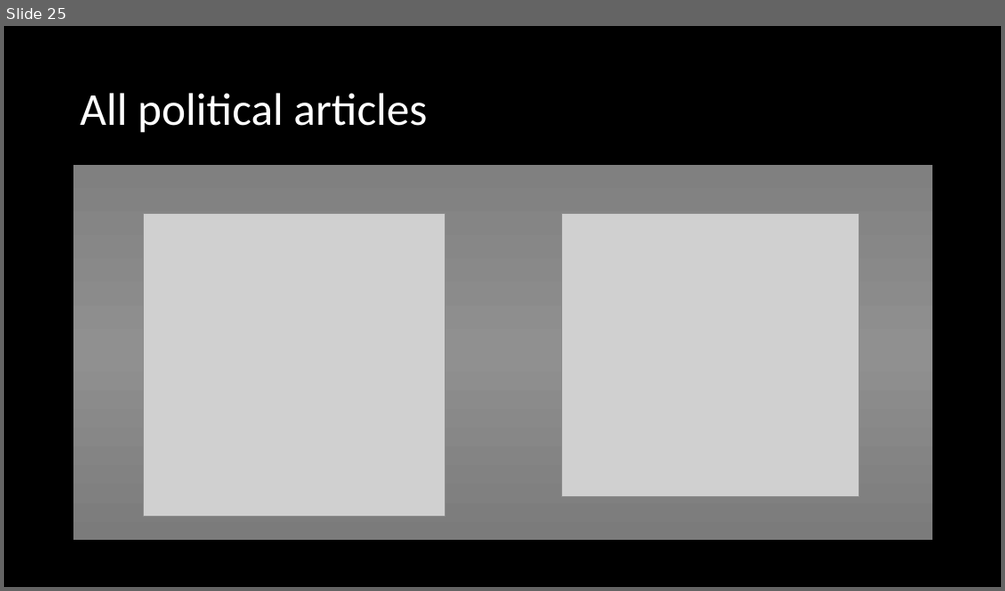
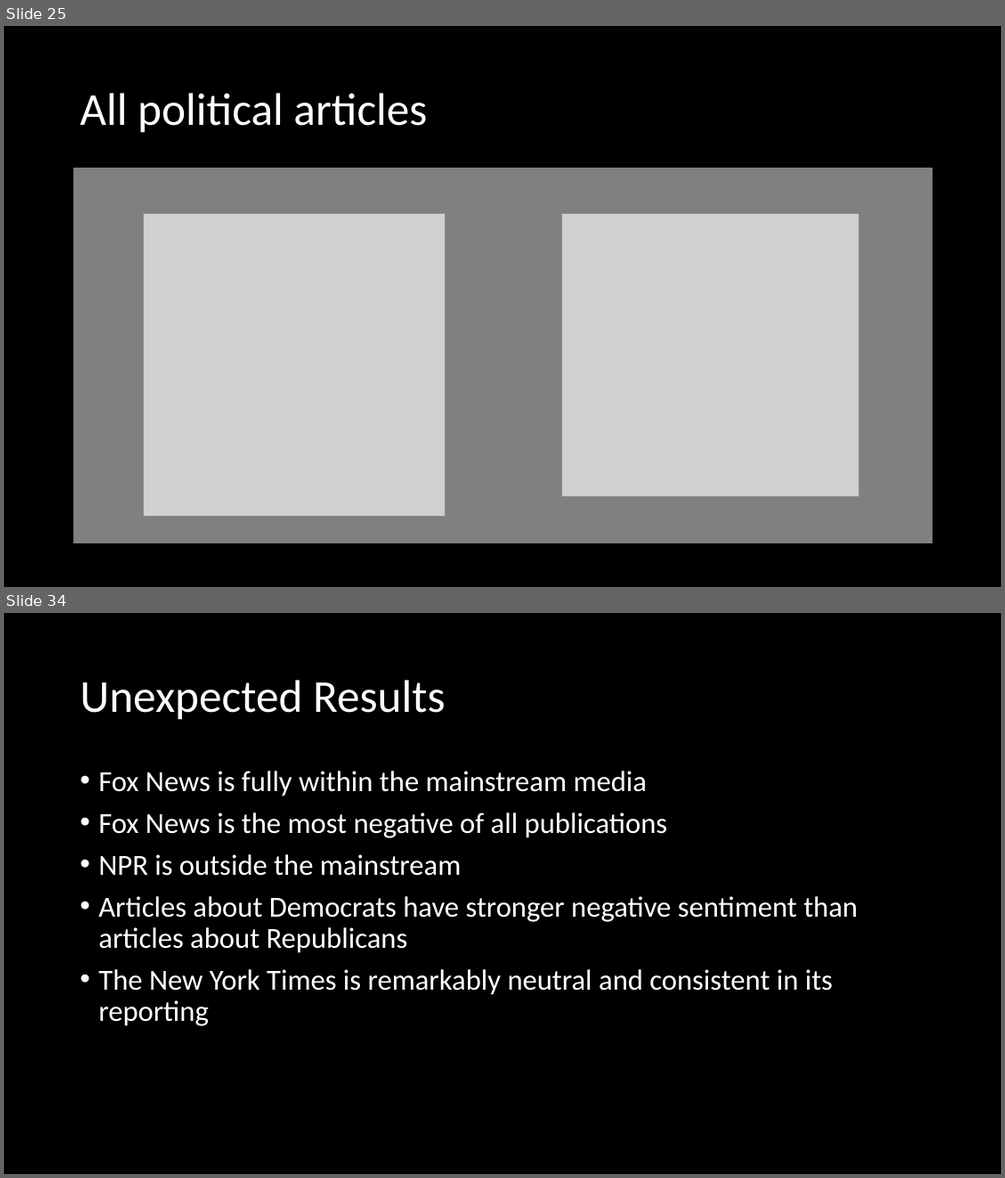
Before and after one commit to jrizcallah/Springboard, a slide deck: Springboard/data_storytelling/sentiment_bias_presentation.pptx. Shown one above the other, each under a label of ours: slide 25 before the commit, slides 25 and 34 after it; the slides between them are not shown. The pictures are 1005x591 and 1005x1178 pixels, drawn with LibreOffice and Linux fonts; fonts in the diff are those of the drawing; grey boxes stand for pictures. Boxes give left, top, right and bottom in pixels: in the first picture for what was removed or moved away, otherwise in the second. Text is boxed around its words. In the diff, an @@ line names an element or a change of style, - is before the commit and + after.

Commit message:
completed sentiment_bias_presentation

```diff
--- a/Springboard/data_storytelling/sentiment_bias_presentation.pptx
+++ b/Springboard/data_storytelling/sentiment_bias_presentation.pptx
@@ slide 34 added at [4,613,1001,1174], background #000000 @@
@@ title added at [80,680,445,720], 44 pt, text #FFFFFF @@
+Unexpected Results
@@ text added at [98,771,858,1026], 28 pt, text #FFFFFF @@
+• Fox News is fully within the mainstream media
+• Fox News is the most negative of all publications
+• NPR is outside the mainstream
+• Articles about Democrats have stronger negative sentiment than articles about Republicans
+• The New York Times is remarkably neutral and consistent in its reporting
@@ slide 25 changed as well @@
@@ rectangle: place and size @@
-rectangle at [73,164,933,540]
+rectangle at [73,168,933,543]
@@ rectangle at [73,168,933,543]: fill gradient #808080 to #909090 to #7C7C7C to gradient #808080 to #7C7C7C @@
```
Also in this commit, not shown: 3 other slides changed, 10 other slides added, 1 slide removed, 7 other files.
